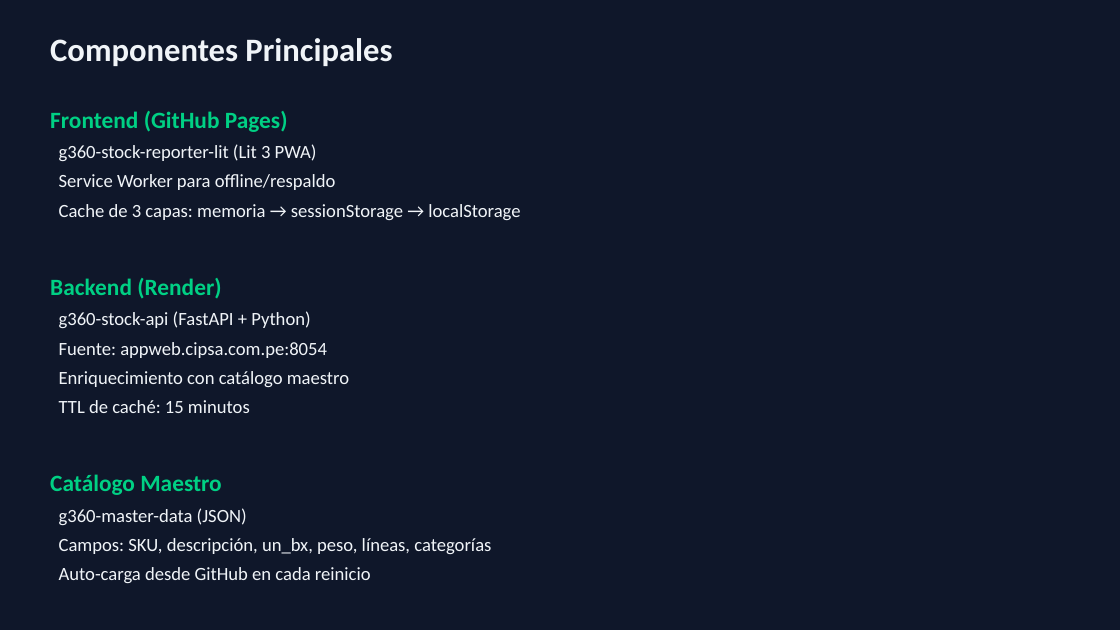
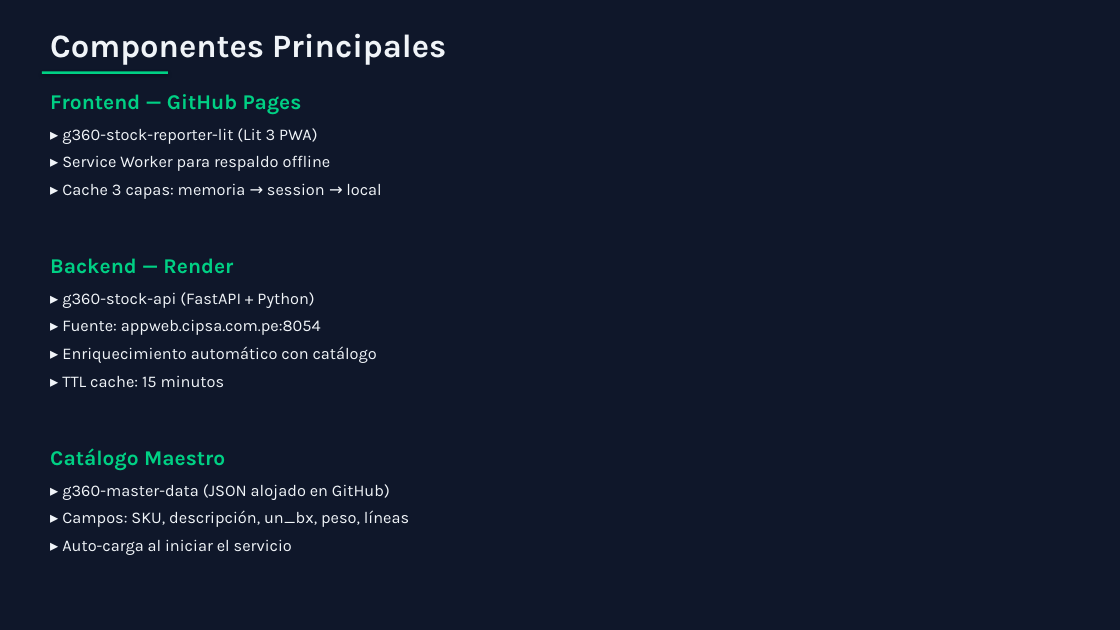
Before and after one commit to carloscus/g360-stock-reporter, a slide deck: slide 4 of StockPulse_Manual_Tecnico.pptx. Drawn at 1120x630 pixels with LibreOffice and Linux fonts; fonts in the diff are those of the drawing. Boxes give left, top, right and bottom in pixels: in the first picture for what was removed or moved away, otherwise in the second. Text is boxed around its words. In the diff, an @@ line names an element or a change of style, - is before the commit and + after.

Commit message:
docs: improved PPTX design with better typography and spacing

```diff
--- a/StockPulse_Manual_Tecnico.pptx
+++ b/StockPulse_Manual_Tecnico.pptx
@@ text "Componentes Principales" at bbox=[50, 33, 446, 65]: font Calibri to Karla @@
@@ text "Frontend — GitHub Pages": place and size @@
-text "Frontend — GitHub Pages" at bbox=[50, 111, 520, 583]
+text "Frontend — GitHub Pages" at bbox=[50, 94, 409, 555]
@@ rectangle added at bbox=[42, 71, 168, 74], fill #00D084 @@
@@ text at bbox=[50, 94, 382, 387]: text changed; size 16 to 14 pt; font Calibri to Karla @@
-Frontend (GitHub Pages)
-g360-stock-reporter-lit (Lit 3 PWA)
-Service Worker para offline/respaldo
-Cache de 3 capas: memoria → sessionStorage → localStorage
-Backend (Render)
-g360-stock-api (FastAPI + Python)
-Fuente: appweb.cipsa.com.pe:8054
-Enriquecimiento con catálogo maestro
-TTL de caché: 15 minutos
+Frontend — GitHub Pages
+▸ g360-stock-reporter-lit (Lit 3 PWA)
+▸ Service Worker para respaldo offline
+▸ Cache 3 capas: memoria → session → local
+Backend — Render
+▸ g360-stock-api (FastAPI + Python)
+▸ Fuente: appweb.cipsa.com.pe:8054
+▸ Enriquecimiento automático con catálogo
+▸ TTL cache: 15 minutos
@@ text at bbox=[50, 448, 225, 470]: size 20 to 18 pt, font Calibri to Karla in "Catálogo Maestro"; more space between paragraphs @@
@@ text at bbox=[62, 484, 409, 555]: text changed; size 16 to 14 pt; font Calibri to Karla @@
-g360-master-data (JSON)
-Campos: SKU, descripción, un_bx, peso, líneas, categorías
-Auto-carga desde GitHub en cada reinicio
+▸ g360-master-data (JSON alojado en GitHub)
+▸ Campos: SKU, descripción, un_bx, peso, líneas
+▸ Auto-carga al iniciar el servicio
```
Also in this commit, not shown: 25 other slides changed, 1 other file.
